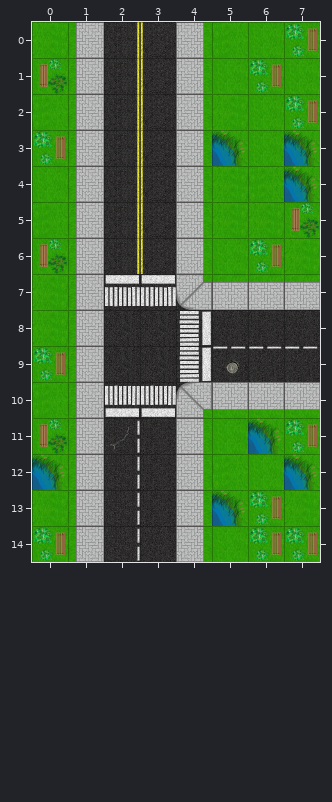
Two versions of a level (Tiled map, Traffic_Cop/Assets/Map/level1v2.tmx). The first picture shows the starting point.
Cells are 128x128 px. Shown: x 0..7, y 0..14.
The result:
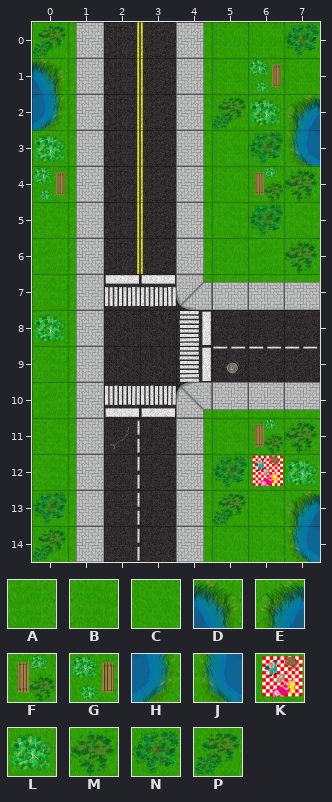
Key: from "RoadTilesV2": A 24, B 25, C 26, D 32, E 33, F 34, G 35, H 40, J 41, K 42, L 44, M 45, N 46, P 47.
_ is an empty cell, . an unchanged one.
From old to new:
--- layer "Tile Layer 1"
@@ x 0..7 @@
- 0 B......G
- 1 F.......
- 2 A....BCG
- 3 G....DCD
- 4 C.....AD
- 5 ......BF
- 6 F.....GB
+ 0 P......N
+ 1 D.......
+ 2 H....PLE
+ 3 L....CNJ
+ 4 G.....FM
+ 5 ......NB
+ 6 A.....AM
@@ x 0..0 @@
- 8 B
- 9 G
+ 8 L
+ 9 B
@@ x 0..7 @@
-11 F.....DG
-12 D....ACD
-13 B....DGB
-14 G.....GG
+11 C.....FM
+12 B....NKL
+13 N....PCE
+14 P.....CJ
Where, in picture pixels (left, top, right, bottom), the same in both pictures:
changed: (32, 22, 68, 201)
changed: (284, 22, 320, 57)
changed: (212, 94, 320, 274)
changed: (32, 238, 68, 274)
changed: (32, 310, 68, 382)
changed: (32, 418, 68, 561)
changed: (212, 418, 320, 562)
